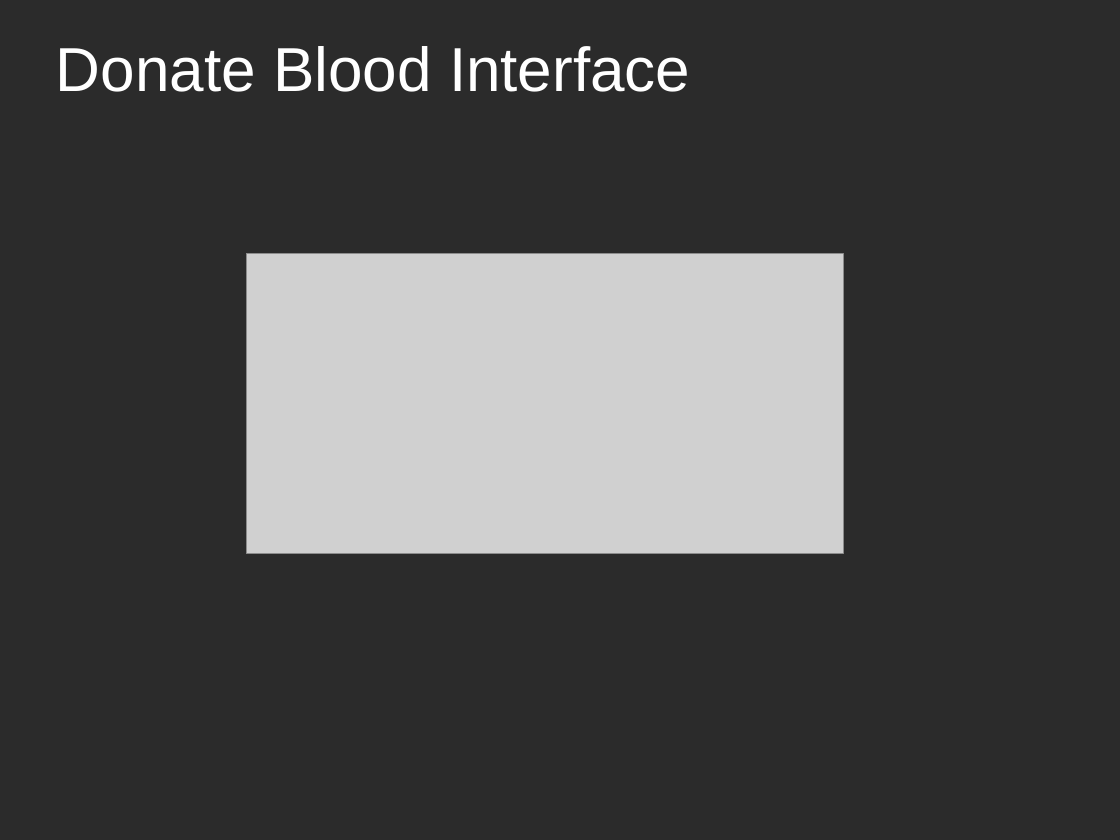
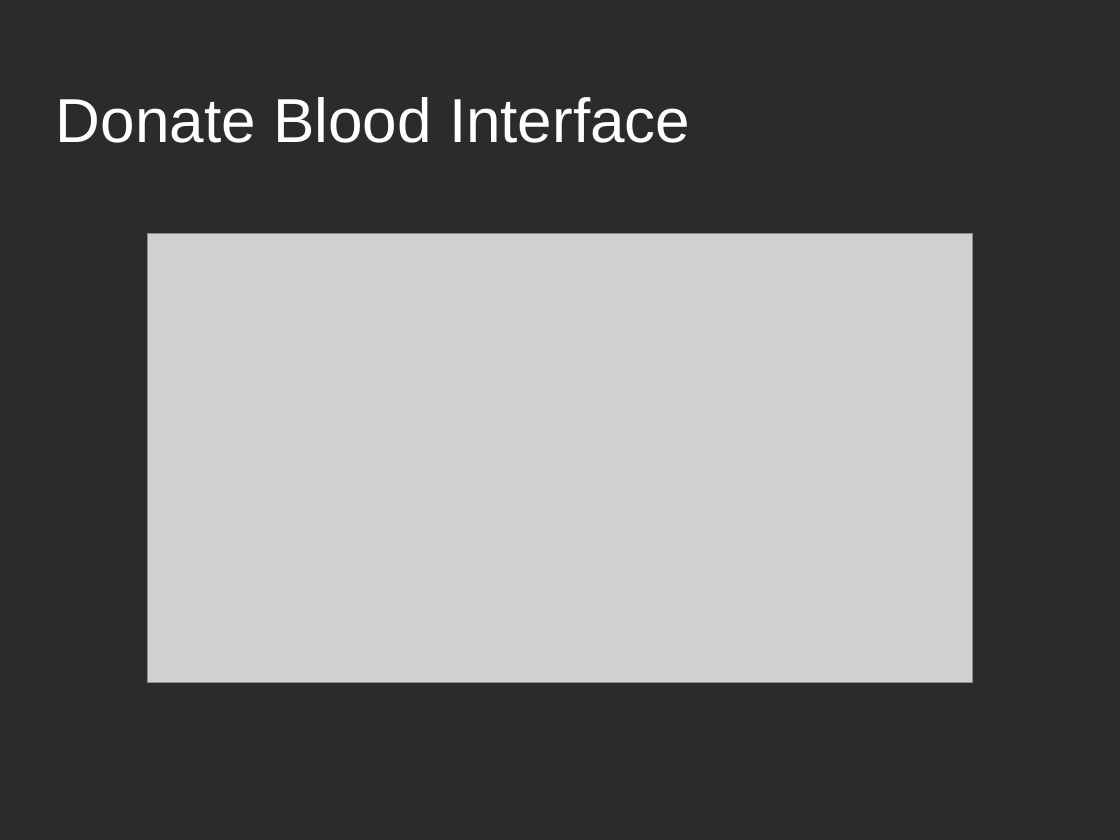
Before and after one commit to sahitya4/Miniproject, a slide deck: slide 5 of miniproject.ppt (slide 6 before the commit). Drawn at 1120x840 pixels with LibreOffice and Linux fonts; fonts in the diff are those of the drawing; grey boxes stand for pictures; background and template pictures are left out; a plain dark background stands for a picture behind light text. Boxes give left, top, right and bottom in pixels: in the first picture for what was removed or moved away, otherwise in the second. Text is boxed around its words. In the diff, an @@ line names an element or a change of style, - is before the commit and + after.

```diff
--- a/miniproject.ppt
+++ b/miniproject.ppt
@@ title "Donate Blood Interface" moved from (x1=56, y1=46, x2=690, y2=92) to (x1=56, y1=97, x2=690, y2=143) @@
@@ picture resized from (x1=247, y1=254, x2=844, y2=554) to (x1=147, y1=234, x2=974, y2=683) @@
```
Also in this commit, not shown: 10 other slides changed, 1 slide removed.
